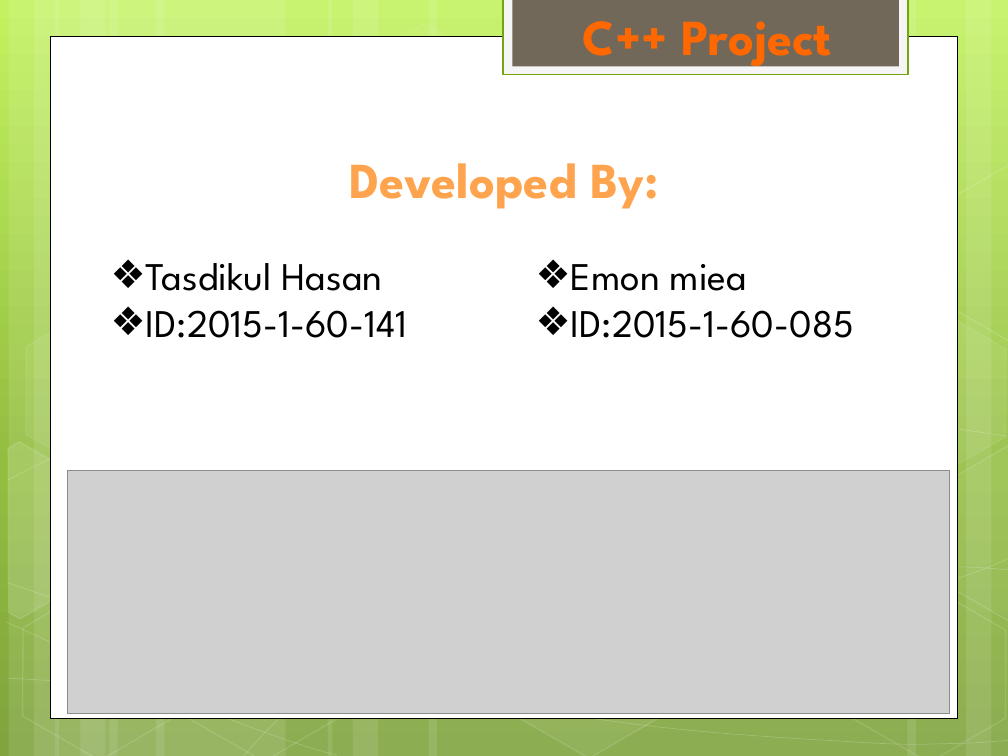
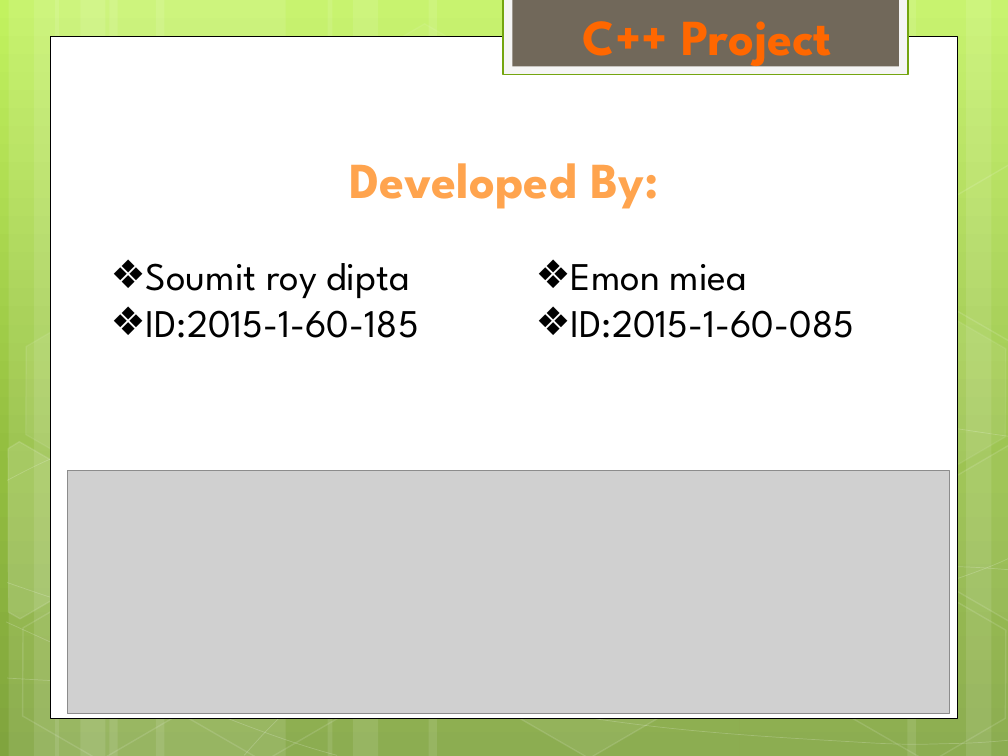
Before and after one commit to soumitroy555/Bus-seat-reservation, a slide deck: slide 3 of Welcome to our Presentation.pptx. Drawn at 1008x756 pixels with LibreOffice and Linux fonts; fonts in the diff are those of the drawing; grey boxes stand for pictures. Boxes give left, top, right and bottom in pixels: in the first picture for what was removed or moved away, otherwise in the second. Text is boxed around its words. In the diff, an @@ line names an element or a change of style, - is before the commit and + after.

```diff
--- a/Welcome to our Presentation.pptx
+++ b/Welcome to our Presentation.pptx
@@ text at [146,263,419,338]: text changed @@
-❖ Tasdikul Hasan
-❖ ID:2015-1-60-141
+❖ Soumit roy dipta
+❖ ID:2015-1-60-185
```
